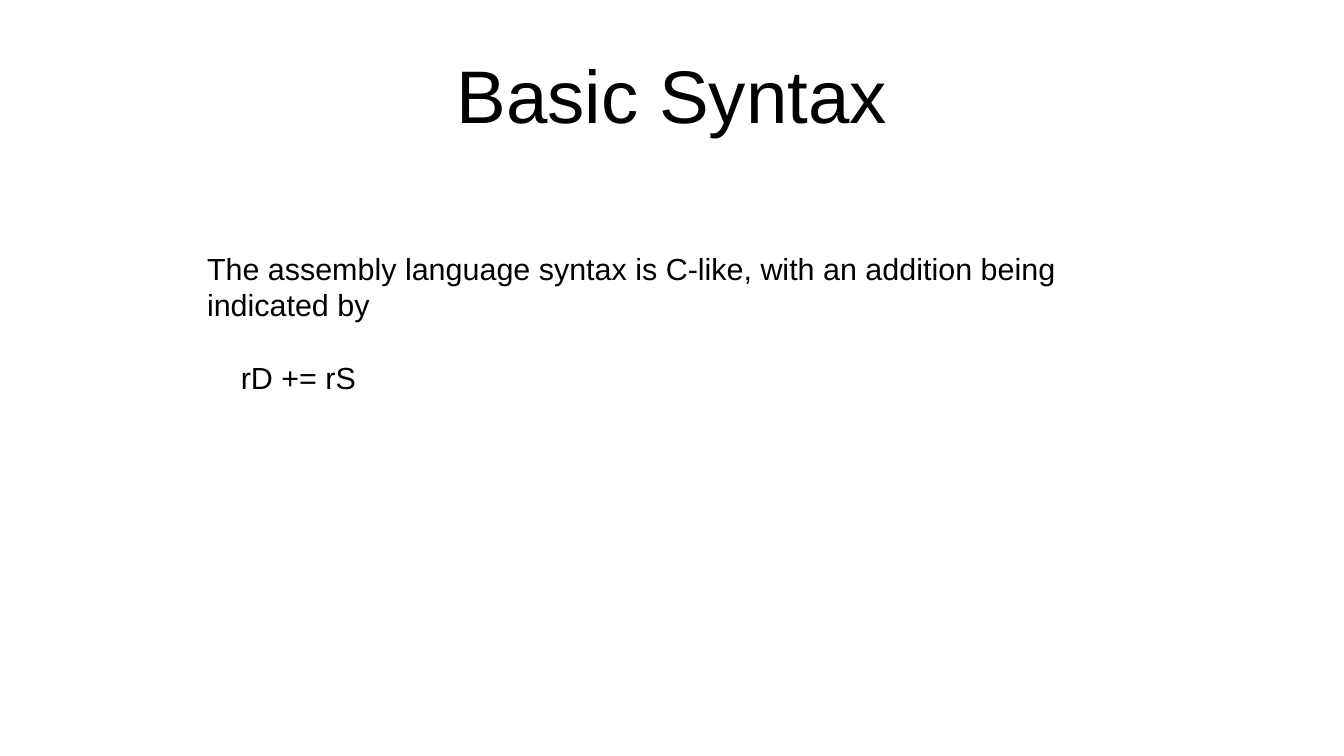
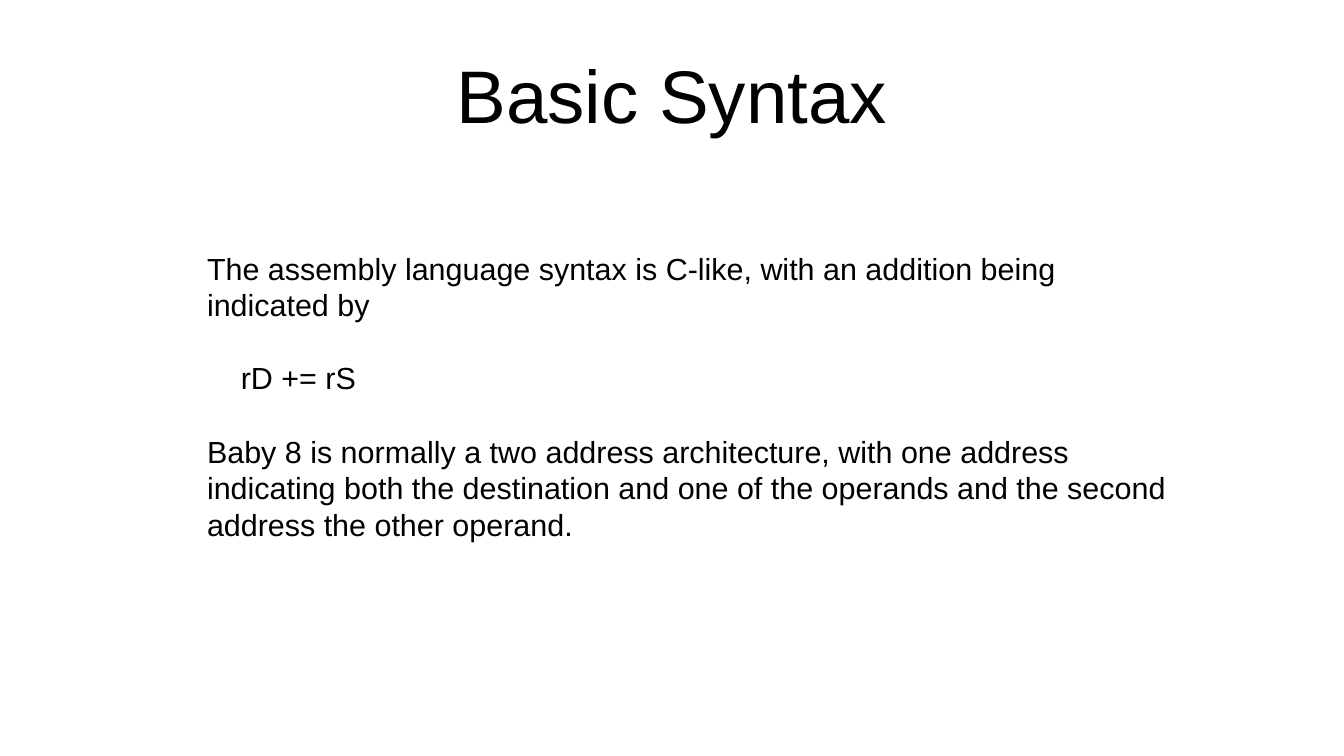
Before and after one commit to jeceljr/baby8, a slide deck: slide 5 of doc/baby8.odp (slide 4 before the commit). Drawn at 1344x756 pixels with LibreOffice and Linux fonts; fonts in the diff are those of the drawing. Boxes give left, top, right and bottom in pixels: in the first picture for what was removed or moved away, otherwise in the second. Text is boxed around its words. In the diff, an @@ line names an element or a change of style, - is before the commit and + after.

```diff
--- a/doc/baby8.odp
+++ b/doc/baby8.odp
@@ text at <box>207,441,1165,542</box>: paragraph added @@
+Baby 8 is normally a two address architecture, with one address indicating both the destination and one of the operands and the second address the other operand.
```
Also in this commit, not shown: 4 other slides changed, 1 slide added, 3 other files.
